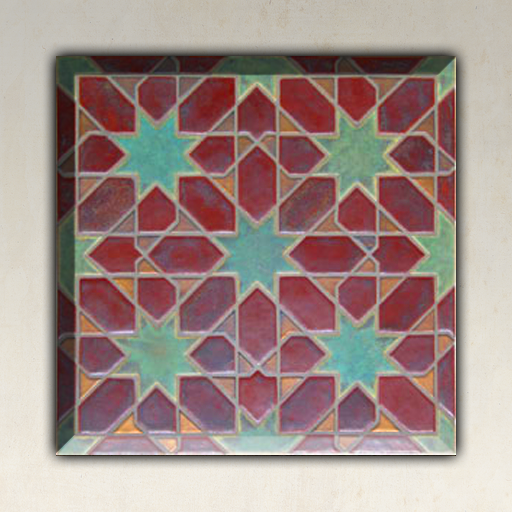
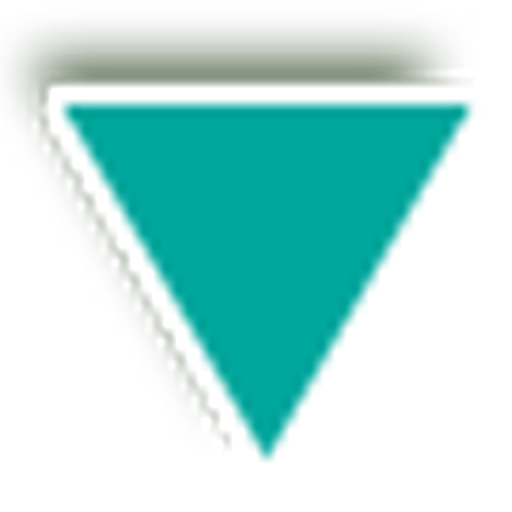
Layer changes from the first 512 × 512 image to the second:
renamed "Layer 2" to "Layer 7", moved it above "Layer 4", painted on it over [0, 0, 512, 512]
hid "Layer 4" over [56, 56, 456, 455]
hid "Layer 6" over [0, 0, 512, 512]
hid "Layer 3" over [56, 56, 456, 456]
hid "Layer 1" over [60, 60, 452, 452]
hid "Layer 5" over [0, 0, 512, 494]
